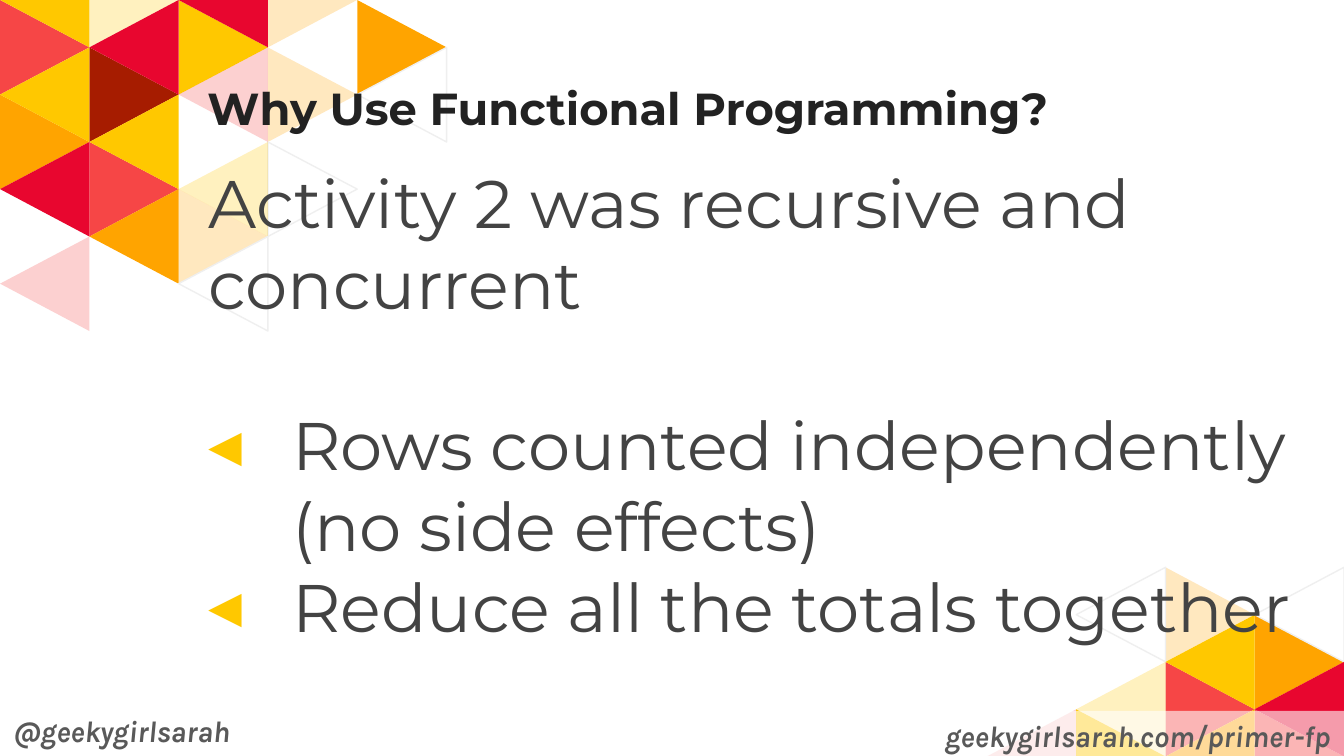
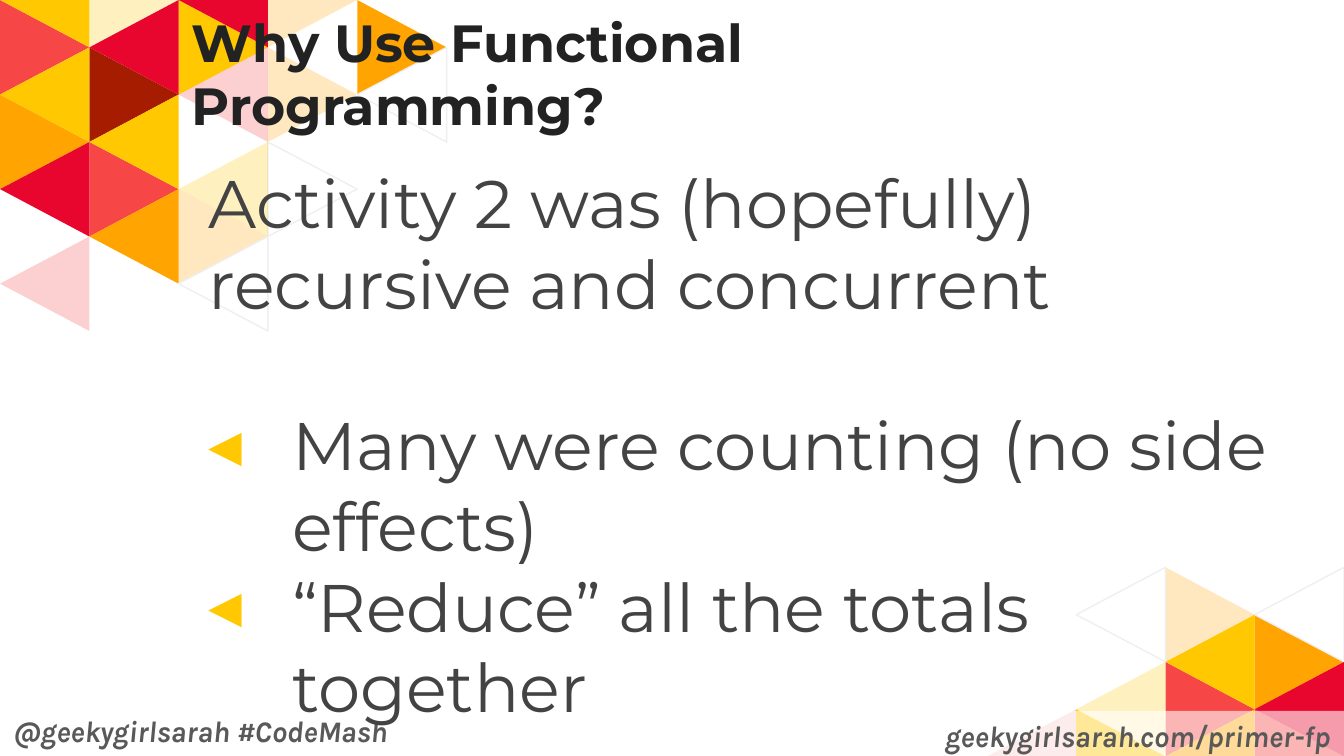
Before and after one commit to geekygirlsarah/talk-a_primer_on_functional_programming, a slide deck: slide 58 of A Primer on Functional Programming.pptx (slide 56 before the commit). Drawn at 1344x756 pixels with LibreOffice and Linux fonts; fonts in the diff are those of the drawing. Boxes give left, top, right and bottom in pixels: in the first picture for what was removed or moved away, otherwise in the second. Text is boxed around its words. In the diff, an @@ line names an element or a change of style, - is before the commit and + after.

Commit message:
Update slides from CodeMash 2019

```diff
--- a/A Primer on Functional Programming.pptx
+++ b/A Primer on Functional Programming.pptx
@@ title "Why Use Functional Programming?": place and size @@
-title "Why Use Functional Programming?" at [207,82,1048,136]
+title "Why Use Functional Programming?" at [192,11,744,137]
@@ title "Why Use Functional Programming?" at [192,11,744,137]: size 24 to 28 pt @@
@@ text at [208,163,1267,728]: text changed @@
-  Activity 2 was recursive and concurrent
-  ◂ Rows counted independently (no side effects)
-  ◂ Reduce all the totals together
+  Activity 2 was (hopefully) recursive and concurrent
+  ◂ Many were counting (no side effects)
+  ◂ “Reduce” all the totals together
@@ text at [13,716,388,750]: text changed @@
-@geekygirlsarah
+@geekygirlsarah #CodeMash
```
Also in this commit, not shown: 62 other slides changed, 3 slides added, 1 other file.
